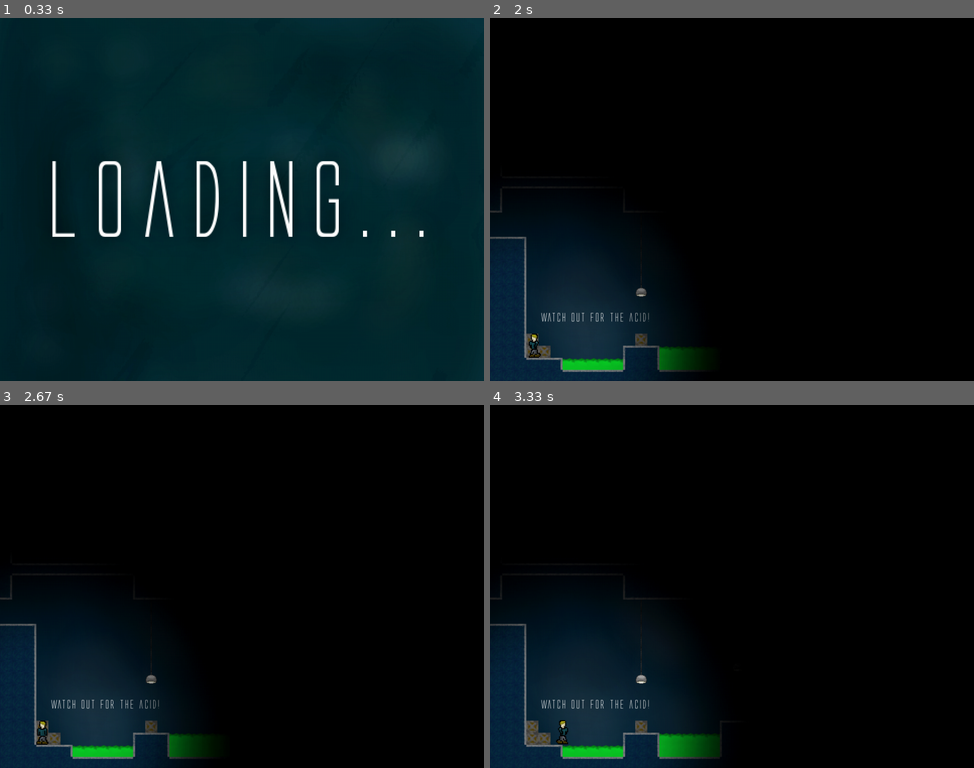
Above: before the commit, frames 1-4 (two rows, left to right).
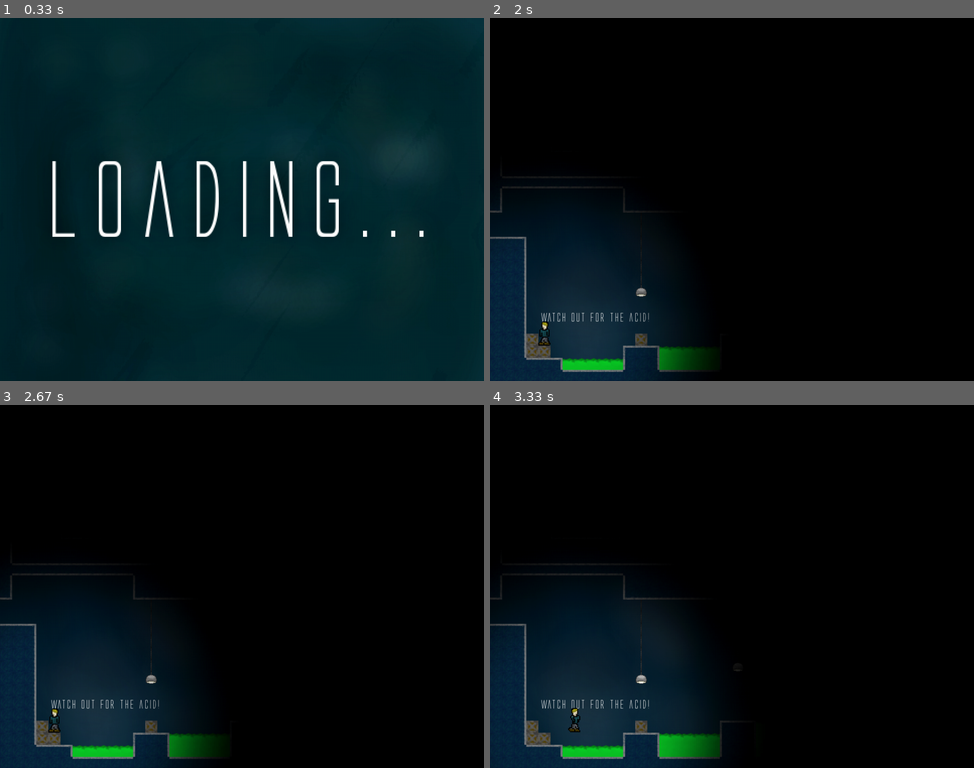
Above: after the commit, the same moments.

Repository: Sigton/stealth
Game: pygame game, started from source/main.py
The game is run twice, just before and just after one commit, with the same random seed, the same clock (stepped at 60 frames per second) and the same inputs.
Inputs:
- Up to frame 1 (0.33 s): no input
- Up to frame 2 (2 s): hold Right 0.33-0.8 s; hold Up 0.83-1.13 s; hold Right 1.17-1.63 s; hold Left from 1.67 s (still down)
- Up to frame 3 (2.67 s): release Left at 2.2 s
- Up to frame 4 (3.33 s): hold Up 2.67-3.03 s; hold Right from 3.07 s (still down)

Frame 1 is identical in both runs. In frame 2, 0.2% of the frame differs, in the area x 8-39%, y 74-94%; in frame 3, 0.4%, in the area x 7-41%, y 74-97%; in frame 4, 0.4%.

Commit message:
Finished level 2 structure

Diff:
--- a/source/level.py
+++ b/source/level.py
@@ -381,7 +381,12 @@
         self.door_linkup = {0: 1,
                             1: 1,
                             2: 0,
-                            3: 0}
+                            3: 0,
+                            4: 2,
+                            5: 2,
+                            6: 2,
+                            7: 2,
+                            8: 2}
 
         level = terrain.LevelData(save_file, tile_file, type_file)
         if write_data:
Binary file changed: source/level_data/layouts/level2.png
Binary file changed: source/level_data/tile_types/level2.png
